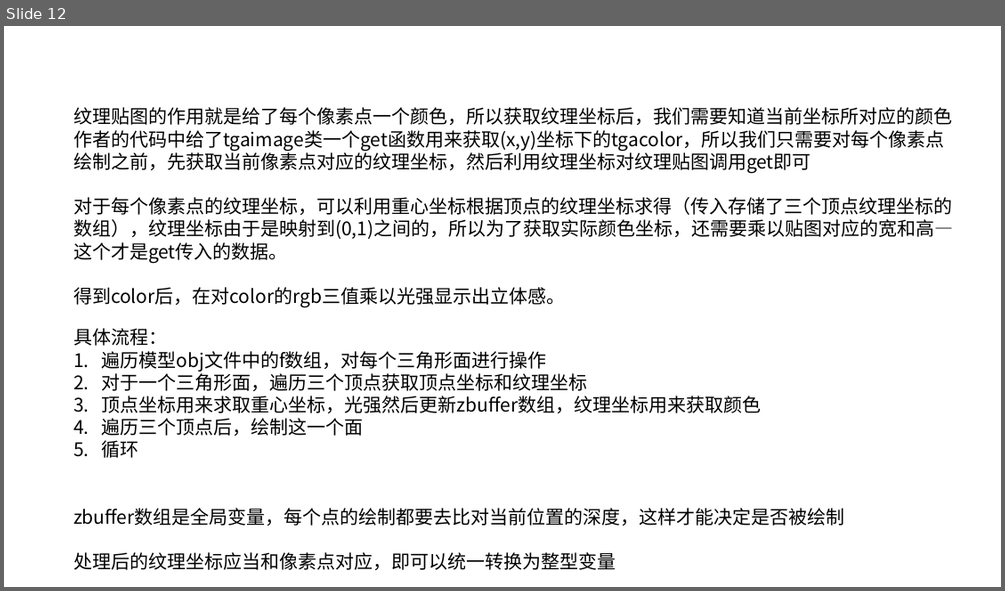
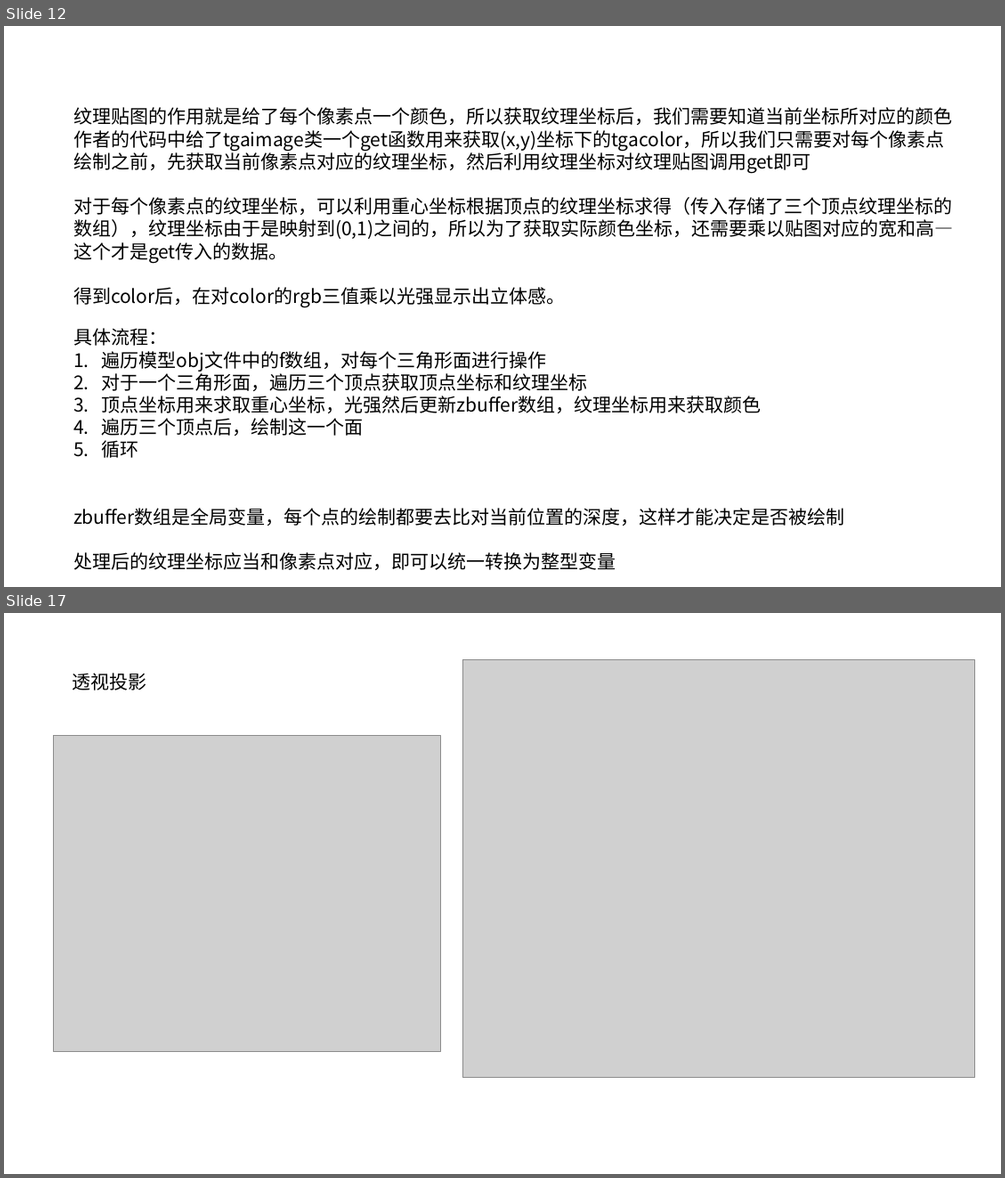
Before and after one commit to XTG111/Learn_tinyProject, a slide deck: render/TinyRenderer.pptx. Shown one above the other, each under a label of ours: slide 12 before the commit, slides 12 and 17 after it; the slides between them are not shown. The pictures are 1005x591 and 1005x1178 pixels, drawn with LibreOffice and Linux fonts; fonts in the diff are those of the drawing; grey boxes stand for pictures. Boxes give left, top, right and bottom in pixels: in the first picture for what was removed or moved away, otherwise in the second. Text is boxed around its words. In the diff, an @@ line names an element or a change of style, - is before the commit and + after.

Commit message:
透视投影变换
透视投影矩阵的获得，主要修改的就是x,y两个值在z=0平面上的位置。
近大远小

```diff
--- a/render/TinyRenderer.pptx
+++ b/render/TinyRenderer.pptx
@@ slide 17 added at (4,613,1001,1174), background #FFFFFF @@
@@ picture added at (462,660,975,1077) @@
@@ text added at (72,673,146,690), 18 pt, text #000000 @@
+透视投影
@@ picture added at (53,736,441,1051) @@
```
Also in this commit, not shown: 6 other slides added, 35 other files.
